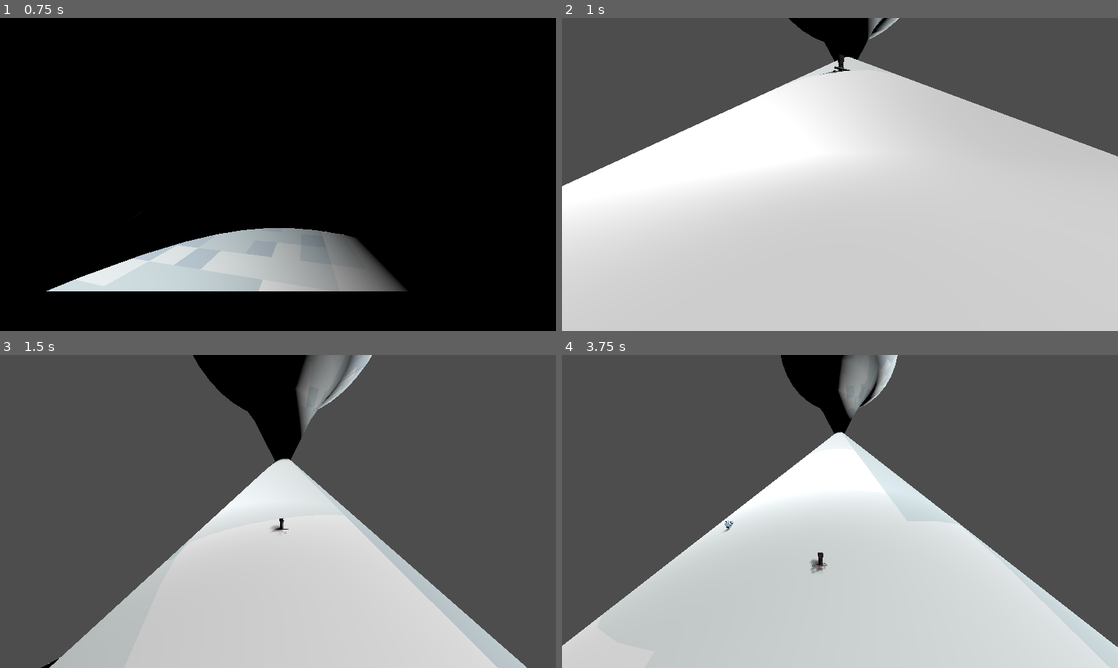
Above: before the commit, frames 1-4 (two rows, left to right).
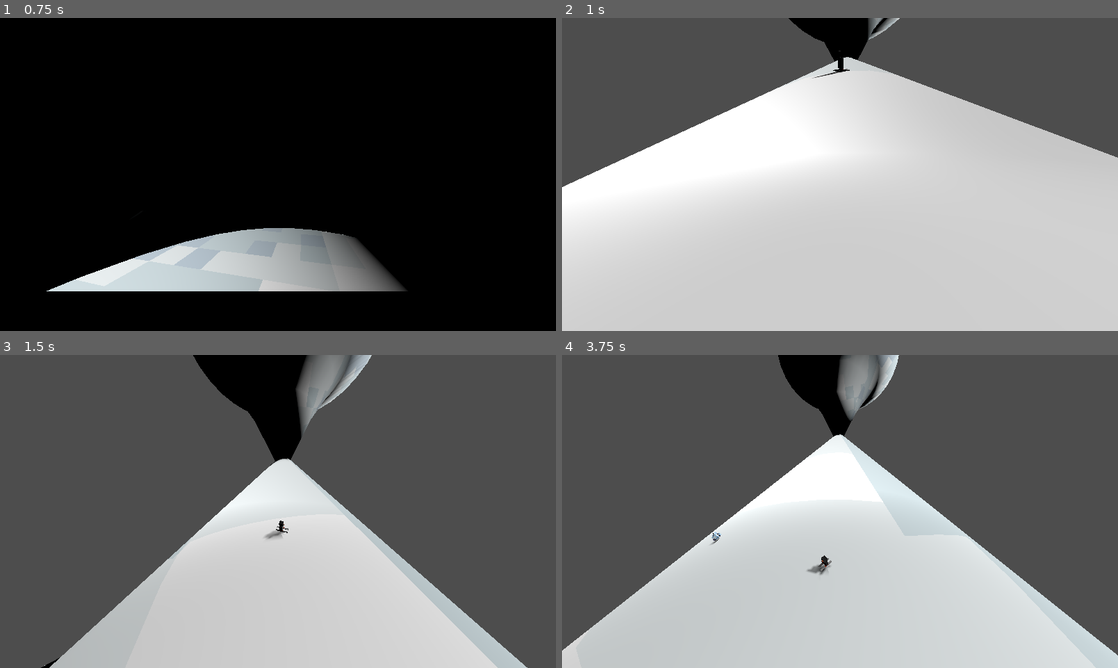
Above: after the commit, the same moments.

Repository: CodingBigTime/pencil-chisel-code-2023
Game: Godot game, scene res://scenes/main_menu.tscn
Same seed, same stepped clock (60 frames per second), same inputs: the game is played once before the commit and once after it.
Inputs (mouse positions are in pixels of both pictures, inside the frame that each line leads up to):
- Up to frame 1 (0.75 s): click (66, 155) at 0.5 s
- Up to frame 2 (1 s): no input
- Up to frame 3 (1.5 s): hold D (right) from 1.28 s (still down); tap Space (boost) at 1.35 s
- Up to frame 4 (3.75 s): release D (right) at 2.03 s; hold A (left) 2.03-2.78 s; tap Space (boost) at 2.1, 2.85, 3.6 s; hold D (right) from 2.78 s (still down)

Frame 1 is identical in both runs. In frame 2, 0.3% of the frame differs, in the area x 0-100%, y 0-54%; in frame 3, 0.2%; in frame 4, 2.1%, in the area x 0-100%, y 0-96%.

Commit message:
Implement player alignment with terrain

Diff:
--- a/actors/player.gd
+++ b/actors/player.gd
@@ -53,5 +53,13 @@
 	linear_velocity.x = velocity_xz_clamped.x
 	linear_velocity.z = velocity_xz_clamped.y
 
-	if $RayCast3D_far.is_colliding() and not $RayCast3D_close.is_colliding():
-		position.y = lerp(position.y, $RayCast3D_far.get_collision_point().y, 0.1)
+	if $RayCast3D_far.is_colliding():
+		# rotate $pingu to be normal to the surface, use rotation.y as well
+		var collision_normal: Vector3 = $RayCast3D_far.get_collision_normal()
+		$pingu.global_transform = Trigonometry.align_with_y(
+			$pingu.global_transform, collision_normal
+		)
+		$pingu.rotation.y = 0
+
+		if not $RayCast3D_close.is_colliding():
+			position.y = lerp(position.y, $RayCast3D_far.get_collision_point().y, 0.1)
--- a/actors/player.tscn
+++ b/actors/player.tscn
@@ -8,7 +8,7 @@
 
 [sub_resource type="CapsuleShape3D" id="CapsuleShape3D_2uu0y"]
 radius = 0.379941
-height = 1.43327
+height = 1.574
 
 [node name="Player" type="RigidBody3D" groups=["player"]]
 transform = Transform3D(1, 0, 0, 0, 1, 0, 0, 0, 1, 0, 1.11478, 0)
@@ -24,6 +24,14 @@
 [node name="pingu" parent="." instance=ExtResource("2_gi514")]
 transform = Transform3D(1, 0, 0, 0, 1, 0, 0, 0, 1, 0, -0.546664, 0.150256)
 
+[node name="CSGBox3D" type="CSGBox3D" parent="pingu"]
+transform = Transform3D(1, 0, 0, 0, 1, 0, 0, 0, 1, 0.22458, -0.036371, -0.231238)
+size = Vector3(0.161704, 0.0758256, 1.40303)
+
+[node name="CSGBox3D2" type="CSGBox3D" parent="pingu"]
+transform = Transform3D(1, 0, 0, 0, 1, 0, 0, 0, 1, -0.214125, -0.036371, -0.231238)
+size = Vector3(0.161704, 0.0758256, 1.40303)
+
 [node name="CollisionShape3D" type="CollisionShape3D" parent="."]
 transform = Transform3D(1, 0, 0, 0, 1, 0, 0, 0, 1, 0.00617766, 0.156832, 0)
 shape = SubResource("CapsuleShape3D_2uu0y")
@@ -36,14 +44,6 @@
 spot_range = 4.75876
 spot_angle = 17.2881
 
-[node name="CSGBox3D" type="CSGBox3D" parent="."]
-transform = Transform3D(1, 0, 0, 0, 1, 0, 0, 0, 1, 0.22458, -0.583035, -0.0809817)
-size = Vector3(0.161704, 0.0758256, 1.40303)
-
-[node name="CSGBox3D2" type="CSGBox3D" parent="."]
-transform = Transform3D(1, 0, 0, 0, 1, 0, 0, 0, 1, -0.214125, -0.583035, -0.0809817)
-size = Vector3(0.161704, 0.0758256, 1.40303)
-
 [node name="RayCast3D_far" type="RayCast3D" parent="."]
 target_position = Vector3(2.08165e-12, -50, 2.08165e-12)
 
--- a/util/trig.gd
+++ b/util/trig.gd
@@ -56,3 +56,10 @@
 	if magnitude > max_magnitude:
 		return vector * (max_magnitude / magnitude)
 	return vector
+
+
+static func align_with_y(xform: Transform3D, new_y: Vector3) -> Transform3D:
+	xform.basis.y = new_y
+	xform.basis.x = -xform.basis.z.cross(new_y)
+	xform.basis = xform.basis.orthonormalized()
+	return xform
Not shown: 1 places in actors/player.tscn that only renumber resources
Not shown: 1 places in scenes/main.tscn that only renumber resources
